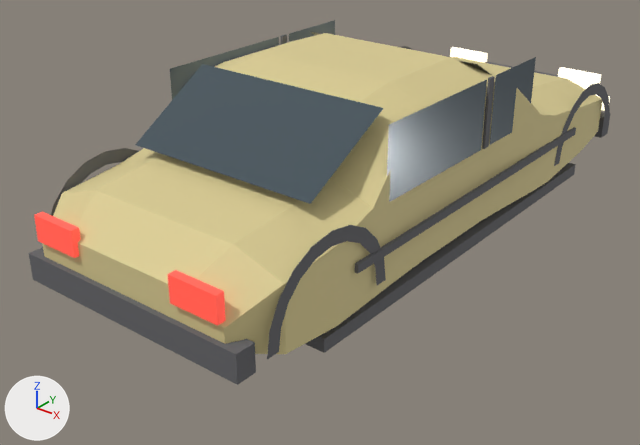
The glTF model game/assets/models/cars/vaz_2106.glb as it was, and as the next commit left it.
Before and after are seen from a camera (50 mm lens) standing at (3.04, -4.33, 2.28) and looking at (-0.12, -0.37, -0.17). The lights are fixed; the arrows at lower left show +X, +Y and +Z. The first picture is the older version. Vertices at exactly the same position are counted once.

The first picture shows 'car_body'.
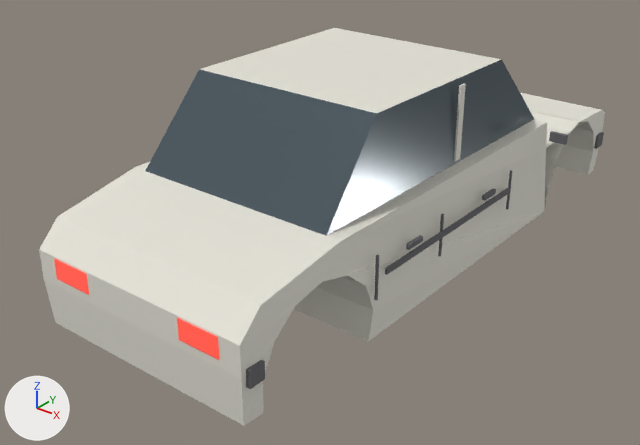
Boxes (x1, y1, x2, y2) around the edits, measured in the pictures (640 x 445 px; the box of a moved part takes in the faces that stretch with it):
'car_body', recoloured, reshaped (9% taller): before (29, 20, 610, 385); after (39, 28, 605, 426)
part 1 of me_mesh_0, added: after (454, 84, 466, 161)
part 2 of me_mesh_0, added: after (594, 132, 604, 149)
part 3 of me_mesh_0, added: after (246, 360, 265, 389)
part 4 of me_mesh_0, added: after (506, 170, 512, 210)
part 5 of me_mesh_0, added: after (438, 214, 444, 256)
part 6 of me_mesh_0, added: after (374, 255, 379, 301)
part 7 of me_mesh_0, added: after (482, 188, 496, 201)
part 8 of me_mesh_0, added: after (406, 235, 423, 250)
part 9 of me_mesh_0, added: after (549, 131, 568, 145)
part 10 of me_mesh_0, added: after (385, 187, 511, 275)
part 11 of me_mesh_0, added (red): after (54, 259, 89, 295)
part 12 of me_mesh_0, rebuilt: before (42, 33, 602, 354); after (39, 93, 605, 426)
part 13 of me_mesh_0, deleted: before (34, 20, 610, 359)
part 14 of me_mesh_0, moved or reshaped: before (29, 247, 256, 385); after (145, 28, 534, 360)

What changed in the scene script:
```text
Change mat_material_0:
    mat_material_0.base_color: (0.72, 0.62, 0.3) -> (0.8, 0.78, 0.7)  # beige #ddce95 -> white #e7e5da
Change me_mesh_0:
    used by ob_car_body; location = (0.0, 0.0, 0.0)
    remove me_mesh_0.from_pydata(...)  # 364 vertices, 532 faces; spans x -0.82..0.82, y -2.05..2.05, z -0.21..0.89
    add me_mesh_0.from_pydata(...)  # 316 vertices, 486 faces; spans x -0.94..0.94, y -2.01..2.01, z -0.36..0.84
    me_mesh_0 part 1: a new loose piece, a box spanning x 0.665..0.677, y -0.125..-0.075, z 0.365..0.815, in mat_material_0 (white #e7e5da)
    me_mesh_0 part 2: a new loose piece, a box spanning x -0.75..0.75, y 1.87..1.97, z -0.14..-0.04, in mat_material_2 (dark grey #69696c)
    me_mesh_0 part 3: a new loose piece, a box spanning x -0.75..0.75, y -1.97..-1.87, z -0.14..-0.04, in mat_material_2 (dark grey #69696c)
    me_mesh_0 part 4: a new loose piece, a box spanning x 0.79..0.802, y 0.353..0.367, z -0.08..0.18, in mat_material_2 (dark grey #69696c)
    me_mesh_0 part 5: a new loose piece, a box spanning x 0.79..0.802, y -0.447..-0.433, z -0.08..0.18, in mat_material_2 (dark grey #69696c)
    me_mesh_0 part 6: a new loose piece, a box spanning x 0.79..0.802, y -1.067..-1.053, z -0.08..0.18, in mat_material_2 (dark grey #69696c)
    me_mesh_0 part 7: a new loose piece, a box spanning x 0.802..0.822, y -0.005..0.125, z 0.115..0.145, in mat_material_2 (dark grey #69696c)
    me_mesh_0 part 8: a new loose piece, a box spanning x 0.802..0.822, y -0.805..-0.675, z 0.115..0.145, in mat_material_2 (dark grey #69696c)
    me_mesh_0 part 9: a new loose piece, a box spanning x 0.835..0.945, y 0.785..0.815, z 0.26..0.32, in mat_material_2 (dark grey #69696c)
    me_mesh_0 part 10: a new loose piece, a box spanning x 0.797..0.811, y -0.99..0.35, z 0.043..0.078, in mat_material_2 (dark grey #69696c)
    me_mesh_0 part 11: a new loose piece, a box spanning x -0.594..-0.334, y -2.005..-1.955, z -0.03..0.09, in mat_material_4 (red #e75950, glowing red #cb3827)
    me_mesh_0 part 12: the loose piece of 132 vertices spanning x -0.8..0.8, y -2.02..2.02, z -0.15..0.89 is rebuilt with 60 vertices and now spans x -0.77..0.77, y -2.0..2.0, z -0.36..0.34
    me_mesh_0 part 13: 24 loose pieces with 224 vertices, spanning x -0.82..0.82, y -2.05..2.05, z -0.21..0.87, are deleted
    me_mesh_0 part 14: 8 vertices removed from x -0.75..0.75, y -2.05..-1.93, z -0.07..0.09; 16 vertices added at x -0.67..0.67, y -2.01..0.9, z -0.03..0.84
    other edits to the shape of me_mesh_0 do not show in these pictures
```
